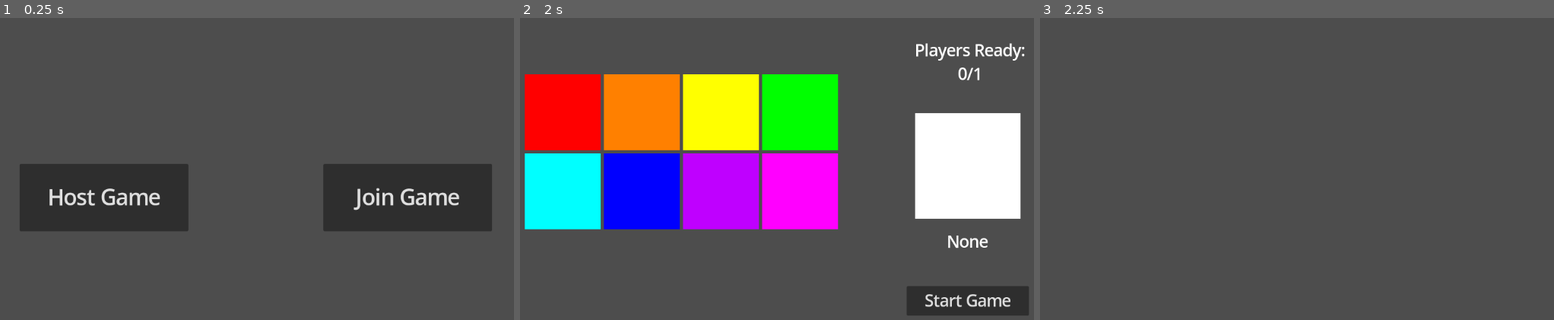
Above: before the commit, frames 1-3 (left to right).
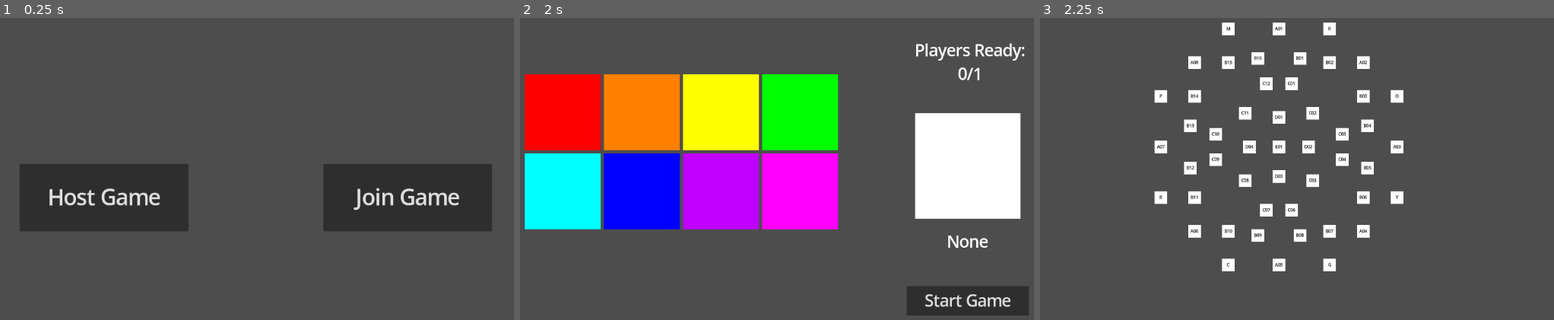
Above: after the commit, the same moments.

Repository: JadenValdez/DivideAndConquer
Game: Godot game, scene res://Scenes/Multiplayer.tscn
Two runs of this game, one before a commit and one after it. Both use one fixed random seed, a clock stepped at 60 frames per second and the inputs below.
Inputs (mouse positions are in pixels of both pictures, inside the frame that each line leads up to):
- Up to frame 1 (0.25 s): no input
- Up to frame 2 (2 s): tap Enter at 0.5 s; move the mouse to (910, 147) at 0.52 s; click (910, 147) at 0.67 s; click "Host Game" at 1.25 s
- Up to frame 3 (2.25 s): click "Start Game" at 2 s

Frames 1-2 are identical in both runs. In frame 3, 5.3% of the frame differs, in the area x 22-71%, y 1-84%.

Commit message:
Finished Map
Finished making tiles, added them into the main map.

Diff:
--- a/Scenes/MainBoard.tscn
+++ b/Scenes/MainBoard.tscn
@@ -1,3 +1,269 @@
-[gd_scene format=3 uid="uid://bj4j158tv1i24"]
+[gd_scene load_steps=3 format=3 uid="uid://bj4j158tv1i24"]
+
+[ext_resource type="Script" path="res://Scripts/MainBoard.gd" id="1_2k0u8"]
+[ext_resource type="PackedScene" uid="uid://bstvhaqdh3i70" path="res://Scenes/Territory.tscn" id="1_jx5dg"]
 
 [node name="MainBoard" type="Node2D"]
+script = ExtResource("1_2k0u8")
+
+[node name="Home" type="Node2D" parent="."]
+
+[node name="R" parent="Home" instance=ExtResource("1_jx5dg")]
+position = Vector2(640, 64)
+tile_id = "R"
+tile_type = "Home"
+
+[node name="O" parent="Home" instance=ExtResource("1_jx5dg")]
+position = Vector2(768, 192)
+tile_id = "O"
+tile_type = "Home"
+
+[node name="Y" parent="Home" instance=ExtResource("1_jx5dg")]
+position = Vector2(768, 384)
+tile_id = "Y"
+tile_type = "Home"
+
+[node name="G" parent="Home" instance=ExtResource("1_jx5dg")]
+position = Vector2(640, 512)
+tile_id = "G"
+tile_type = "Home"
+
+[node name="C" parent="Home" instance=ExtResource("1_jx5dg")]
+position = Vector2(448, 512)
+tile_id = "C"
+tile_type = "Home"
+
+[node name="B" parent="Home" instance=ExtResource("1_jx5dg")]
+position = Vector2(320, 384)
+tile_id = "B"
+tile_type = "Home"
+
+[node name="P" parent="Home" instance=ExtResource("1_jx5dg")]
+position = Vector2(320, 192)
+tile_id = "P"
+tile_type = "Home"
+
+[node name="M" parent="Home" instance=ExtResource("1_jx5dg")]
+position = Vector2(448, 64)
+tile_id = "M"
+tile_type = "Home"
+
+[node name="A" type="Node2D" parent="."]
+
+[node name="A01" parent="A" instance=ExtResource("1_jx5dg")]
+position = Vector2(544, 64)
+tile_id = "A01"
+tile_type = "A"
+
+[node name="A02" parent="A" instance=ExtResource("1_jx5dg")]
+position = Vector2(704, 128)
+tile_id = "A02"
+tile_type = "A"
+
+[node name="A03" parent="A" instance=ExtResource("1_jx5dg")]
+position = Vector2(768, 288)
+tile_id = "A03"
+tile_type = "A"
+
+[node name="A04" parent="A" instance=ExtResource("1_jx5dg")]
+position = Vector2(704, 448)
+tile_id = "A04"
+tile_type = "A"
+
+[node name="A05" parent="A" instance=ExtResource("1_jx5dg")]
+position = Vector2(544, 512)
+tile_id = "A05"
+tile_type = "A"
+
+[node name="A06" parent="A" instance=ExtResource("1_jx5dg")]
+position = Vector2(384, 448)
+tile_id = "A06"
+tile_type = "A"
+
+[node name="A07" parent="A" instance=ExtResource("1_jx5dg")]
+position = Vector2(320, 288)
+tile_id = "A07"
+tile_type = "A"
+
+[node name="A08" parent="A" instance=ExtResource("1_jx5dg")]
+position = Vector2(384, 128)
+tile_id = "A08"
+tile_type = "A"
+
+[node name="BO" type="Node2D" parent="."]
+position = Vector2(384, 128)
+
+[node name="B01" parent="BO" instance=ExtResource("1_jx5dg")]
+position = Vector2(200, -8)
+tile_id = "B01"
+tile_type = "BO"
+
+[node name="B03" parent="BO" instance=ExtResource("1_jx5dg")]
+position = Vector2(320, 64)
+tile_id = "B03"
+tile_type = "BO"
+
+[node name="B05" parent="BO" instance=ExtResource("1_jx5dg")]
+position = Vector2(328, 200)
+tile_id = "B05"
+tile_type = "BO"
+
+[node name="B07" parent="BO" instance=ExtResource("1_jx5dg")]
+position = Vector2(256, 320)
+tile_id = "B07"
+tile_type = "BO"
+
+[node name="B09" parent="BO" instance=ExtResource("1_jx5dg")]
+position = Vector2(120, 328)
+tile_id = "B09"
+tile_type = "BO"
+
+[node name="B11" parent="BO" instance=ExtResource("1_jx5dg")]
+position = Vector2(0, 256)
+tile_id = "B11"
+tile_type = "BO"
+
+[node name="B13" parent="BO" instance=ExtResource("1_jx5dg")]
+position = Vector2(-8, 120)
+tile_id = "B13"
+tile_type = "BO"
+
+[node name="B15" parent="BO" instance=ExtResource("1_jx5dg")]
+position = Vector2(64, 0)
+tile_id = "B15"
+tile_type = "BO"
+
+[node name="BE" type="Node2D" parent="."]
+
+[node name="B02" parent="BE" instance=ExtResource("1_jx5dg")]
+position = Vector2(640, 128)
+tile_id = "B02"
+tile_type = "BE"
+
+[node name="B04" parent="BE" instance=ExtResource("1_jx5dg")]
+position = Vector2(712, 248)
+tile_id = "B04"
+tile_type = "BE"
+
+[node name="B06" parent="BE" instance=ExtResource("1_jx5dg")]
+position = Vector2(704, 384)
+tile_id = "B06"
+tile_type = "BE"
+
+[node name="B08" parent="BE" instance=ExtResource("1_jx5dg")]
+position = Vector2(584, 456)
+tile_id = "B08"
+tile_type = "BE"
+
+[node name="B10" parent="BE" instance=ExtResource("1_jx5dg")]
+position = Vector2(448, 448)
+tile_id = "B10"
+tile_type = "BE"
+
+[node name="B12" parent="BE" instance=ExtResource("1_jx5dg")]
+position = Vector2(376, 328)
+tile_id = "B12"
+tile_type = "BE"
+
+[node name="B14" parent="BE" instance=ExtResource("1_jx5dg")]
+position = Vector2(384, 192)
+tile_id = "B14"
+tile_type = "BE"
+
+[node name="B16" parent="BE" instance=ExtResource("1_jx5dg")]
+position = Vector2(504, 120)
+tile_id = "B16"
+tile_type = "BE"
+
+[node name="CO" type="Node2D" parent="."]
+
+[node name="C01" parent="CO" instance=ExtResource("1_jx5dg")]
+position = Vector2(568, 168)
+tile_id = "C01"
+tile_type = "CO"
+
+[node name="C03" parent="CO" instance=ExtResource("1_jx5dg")]
+position = Vector2(664, 264)
+tile_id = "C03"
+tile_type = "CO"
+
+[node name="C05" parent="CO" instance=ExtResource("1_jx5dg")]
+position = Vector2(608, 352)
+tile_id = "C05"
+tile_type = "CO"
+
+[node name="C07" parent="CO" instance=ExtResource("1_jx5dg")]
+position = Vector2(520, 408)
+tile_id = "C07"
+tile_type = "CO"
+
+[node name="C09" parent="CO" instance=ExtResource("1_jx5dg")]
+position = Vector2(424, 312)
+tile_id = "C09"
+tile_type = "CO"
+
+[node name="C11" parent="CO" instance=ExtResource("1_jx5dg")]
+position = Vector2(480, 224)
+tile_id = "C11"
+tile_type = "CO"
+
+[node name="CE" type="Node2D" parent="."]
+
+[node name="C02" parent="CE" instance=ExtResource("1_jx5dg")]
+position = Vector2(608, 224)
+tile_id = "C02"
+tile_type = "CE"
+
+[node name="C04" parent="CE" instance=ExtResource("1_jx5dg")]
+position = Vector2(664, 312)
+tile_id = "C04"
+tile_type = "CE"
+
+[node name="C06" parent="CE" instance=ExtResource("1_jx5dg")]
+position = Vector2(568, 408)
+tile_id = "C06"
+tile_type = "CE"
+
+[node name="C08" parent="CE" instance=ExtResource("1_jx5dg")]
+position = Vector2(480, 352)
+tile_id = "C08"
+tile_type = "CE"
+
+[node name="C10" parent="CE" instance=ExtResource("1_jx5dg")]
+position = Vector2(424, 264)
+tile_id = "C10"
+tile_type = "CE"
+
+[node name="C12" parent="CE" instance=ExtResource("1_jx5dg")]
+position = Vector2(520, 168)
+tile_id = "C12"
+tile_type = "CE"
+
+[node name="D" type="Node2D" parent="."]
+
+[node name="D01" parent="D" instance=ExtResource("1_jx5dg")]
+position = Vector2(544, 232)
+tile_id = "D01"
+tile_type = "D"
+
+[node name="D02" parent="D" instance=ExtResource("1_jx5dg")]
+position = Vector2(600, 288)
+tile_id = "D02"
+tile_type = "D"
+
+[node name="D03" parent="D" instance=ExtResource("1_jx5dg")]
+position = Vector2(544, 344)
+tile_id = "D03"
+tile_type = "D"
+
+[node name="D04" parent="D" instance=ExtResource("1_jx5dg")]
+position = Vector2(488, 288)
+tile_id = "D04"
+tile_type = "D"
+
+[node name="E" type="Node2D" parent="."]
+
+[node name="E01" parent="E" instance=ExtResource("1_jx5dg")]
+position = Vector2(544, 288)
+tile_id = "E01"
+tile_type = "E"
--- a/Scenes/Territory.tscn
+++ b/Scenes/Territory.tscn
@@ -3,15 +3,20 @@
 [ext_resource type="Script" path="res://Scripts/Territory.gd" id="1_6hx4t"]
 
 [node name="Territory" type="Node2D"]
+scale = Vector2(0.5, 0.5)
 script = ExtResource("1_6hx4t")
 
 [node name="ColorRect" type="ColorRect" parent="."]
-offset_right = 48.0
-offset_bottom = 48.0
+offset_left = -24.0
+offset_top = -24.0
+offset_right = 24.0
+offset_bottom = 24.0
 
 [node name="Label" type="Label" parent="."]
-offset_right = 48.0
-offset_bottom = 48.0
+offset_left = -24.0
+offset_top = -24.0
+offset_right = 24.0
+offset_bottom = 24.0
 theme_override_colors/font_color = Color(0, 0, 0, 1)
 text = "A01"
 horizontal_alignment = 1
@@ -20,7 +25,9 @@
 [node name="Control" type="Control" parent="."]
 layout_mode = 3
 anchors_preset = 0
-offset_right = 48.0
-offset_bottom = 48.0
+offset_left = -24.0
+offset_top = -24.0
+offset_right = 24.0
+offset_bottom = 24.0
 
 [connection signal="gui_input" from="Control" to="." method="_on_control_gui_input"]
--- a/Scripts/ColorButton.gd
+++ b/Scripts/ColorButton.gd
@@ -15,7 +15,7 @@
 	if event is InputEventMouseButton and event.pressed:
 		match event.button_index:
 			MOUSE_BUTTON_LEFT:
-				RPCFunctions.SelectColor(multiplayer.get_unique_id(), color_name)
+				RPCFunctions.SelectColor.rpc(multiplayer.get_unique_id(), color_name)
 
 func _update_color_buttons() -> void:
 	selected.hide()
--- a/Scripts/Lobby.gd
+++ b/Scripts/Lobby.gd
@@ -54,8 +54,8 @@
 			"TP": UnitsInformation.Units[starting_troops[troop_id]].TP
 		}
 
-	SignalBus.update_color_buttons.emit()
-	SignalBus.update_ready_players_lobby.emit()
+	RPCFunctions.UpdateColorButtons.rpc()
+	RPCFunctions.UpdateReadyPlayersLobby.rpc()
 
 func _update_ready_players_lobby() -> void:
 	GameManager.ReadyPlayers = 0
@@ -74,4 +74,4 @@
 		current_color_name.text = GameManager.Players[multiplayer.get_unique_id()].Name
 
 func _on_start_game_pressed() -> void:
-	RPCFunctions.StartGame()
+	RPCFunctions.StartGame.rpc()
--- /dev/null
+++ b/Scripts/MainBoard.gd
@@ -0,0 +1,6 @@
+extends Node2D
+
+
+# Called when the node enters the scene tree for the first time.
+func _ready() -> void:
+	pass # Replace with function body.
--- a/Scripts/Multiplayer.gd
+++ b/Scripts/Multiplayer.gd
@@ -76,8 +76,8 @@
 	GameManager.Players = player_info.duplicate(true)
 	GameManager.TotalPlayers = total_players
 
-	SignalBus.update_color_buttons.emit()
-	SignalBus.update_ready_players_lobby.emit()
+	RPCFunctions.UpdateColorButtons.rpc()
+	RPCFunctions.UpdateReadyPlayersLobby.rpc()
 
 func _on_host_pressed() -> void:
 	_host_game()
--- a/Scripts/RPCFunctions.gd
+++ b/Scripts/RPCFunctions.gd
@@ -5,5 +5,13 @@
 	SignalBus.select_color.emit(id, color_name)
 
 @rpc("call_local", "any_peer")
+func UpdateColorButtons() -> void:
+	SignalBus.update_color_buttons.emit()
+
+@rpc("call_local", "any_peer")
+func UpdateReadyPlayersLobby() -> void:
+	SignalBus.update_ready_players_lobby.emit()
+
+@rpc("call_local", "any_peer")
 func StartGame() -> void:
 	SignalBus.start_game.emit()
--- a/Scripts/Territory.gd
+++ b/Scripts/Territory.gd
@@ -1,15 +1,23 @@
 extends Node2D
 
+@onready var color_rect: ColorRect = $ColorRect
+@onready var label: Label = $Label
+
 @export var tile_id: String
+@export var tile_type: String
 @export var neighbors: Array
+
 var current_owner: Dictionary = {
 	"Name": "None",
 	"Color": Color(1, 1, 1, 1)
 }
 
 func _ready() -> void:
-	pass # Replace with function body.
+	label.text = tile_id
 
+	for id in GameManager.Players:
+		if GameManager.Players[id].Territory == [tile_id]:
+			color_rect.modulate = GameManager.Players[id].Color
 
 func _on_control_gui_input(event: InputEvent) -> void:
 	if event is InputEventMouseButton and event.pressed:
--- /dev/null
+++ b/Scripts/TileResources.gd
@@ -0,0 +1,59 @@
+extends Node
+
+const RESOURCES: Dictionary = {
+	"Home": {
+		"Food": 1,
+		"GP": 1,
+		"AP": 1,
+		"SP": 0
+	},
+
+	"A": {
+		"Food": 2,
+		"GP": 2,
+		"AP": 0,
+		"SP": 0
+	},
+
+	"BO": {
+		"Food": 1,
+		"GP": 0,
+		"AP": 1,
+		"SP": 0
+	},
+
+	"BE": {
+		"Food": 0,
+		"GP": 1,
+		"AP": 1,
+		"SP": 0
+	},
+
+	"CO": {
+		"Food": 3,
+		"GP": 0,
+		"AP": 0,
+		"SP": 2
+	},
+
+	"CE": {
+		"Food": 0,
+		"GP": 3,
+		"AP": 2,
+		"SP": 0
+	},
+
+	"D": {
+		"Food": 1,
+		"GP": 3,
+		"AP": 0,
+		"SP": 3
+	},
+
+	"E": {
+		"Food": 3,
+		"GP": 3,
+		"AP": 2,
+		"SP": 5
+	},
+}
--- a/project.godot
+++ b/project.godot
@@ -22,6 +22,7 @@
 Colors="*res://Scripts/Colors.gd"
 RPCFunctions="*res://Scripts/RPCFunctions.gd"
 UnitsInformation="*res://Scripts/UnitsInformation.gd"
+TileResources="*res://Scripts/TileResources.gd"
 
 [debug]
 
